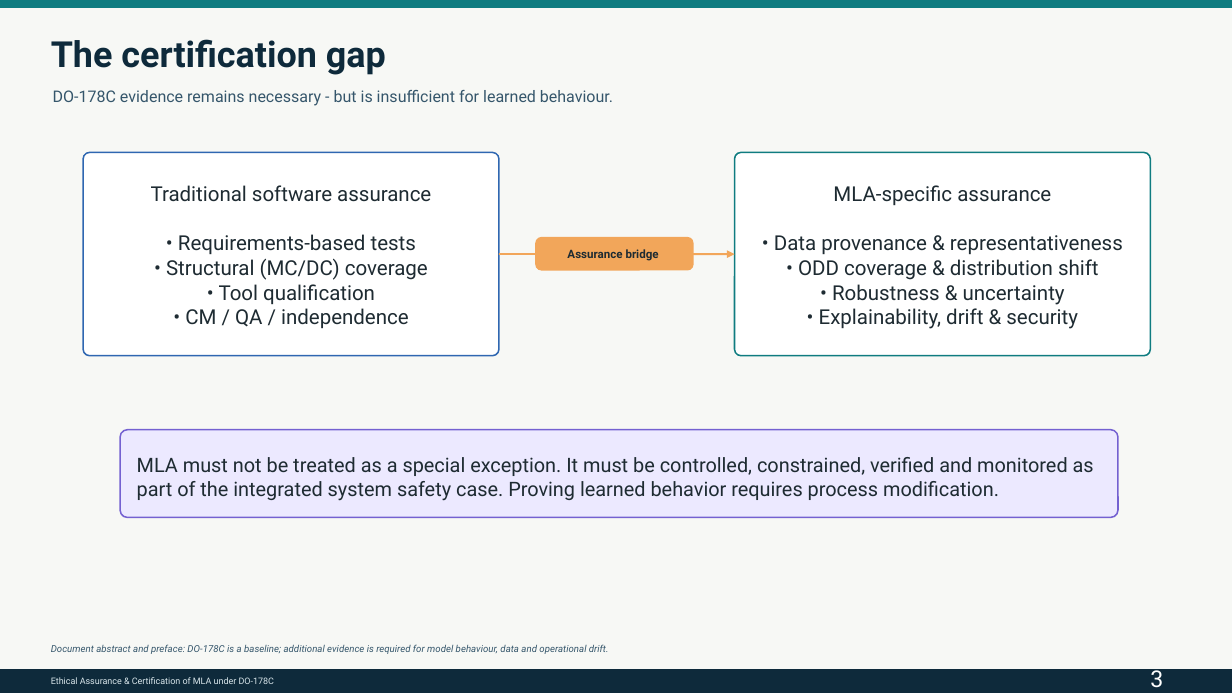
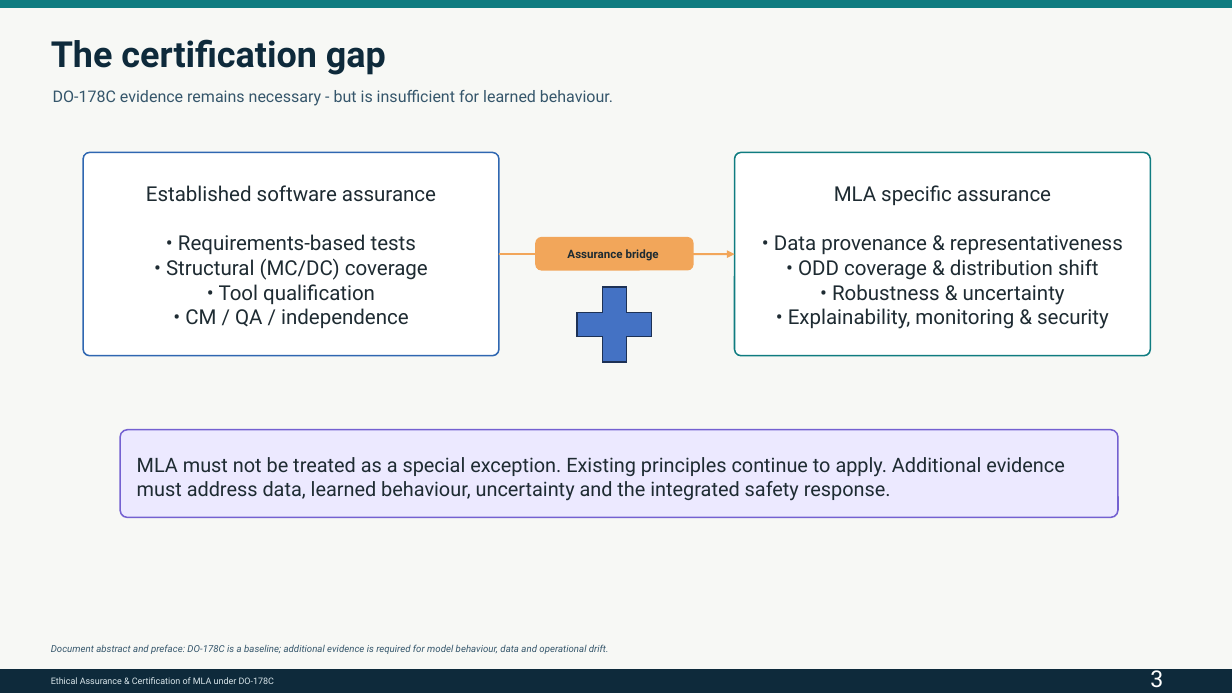
Before and after one commit to OliverHaythornthwaite/AutomatingSafetyCriticalEngineering-ASCE-, a slide deck: slide 4 of Research Material/MLA_DO178C_certification.pptx (slide 3 before the commit). Drawn at 1232x693 pixels with LibreOffice and Linux fonts; fonts in the diff are those of the drawing. Boxes give left, top, right and bottom in pixels: in the first picture for what was removed or moved away, otherwise in the second. Text is boxed around its words. In the diff, an @@ line names an element or a change of style, - is before the commit and + after.

```diff
--- a/Research Material/MLA_DO178C_certification.pptx
+++ b/Research Material/MLA_DO178C_certification.pptx
@@ text at bbox=[146, 185, 436, 202]: text changed @@
-Traditional software assurance
+Established software assurance
@@ text at bbox=[834, 185, 1051, 205]: text changed @@
-MLA-specific assurance
+MLA specific assurance
@@ plus sign added at bbox=[564, 274, 665, 375], fill #4472C4, outline #1E3256 1 pt @@
@@ text at bbox=[788, 308, 1109, 329]: text changed @@
-• Explainability, drift & security
+• Explainability, monitoring & security
@@ text at bbox=[137, 457, 1064, 501]: text changed @@
-MLA must not be treated as a special exception. It must be controlled, constrained, verified and monitored as part of the integrated system safety case. Proving learned behavior requires process modification.
+MLA must not be treated as a special exception. Existing principles continue to apply. Additional evidence must address data, learned behaviour, uncertainty and the integrated safety response.
```
Also in this commit, not shown: 5 other slides changed, 6 slides added, 3 other files.
